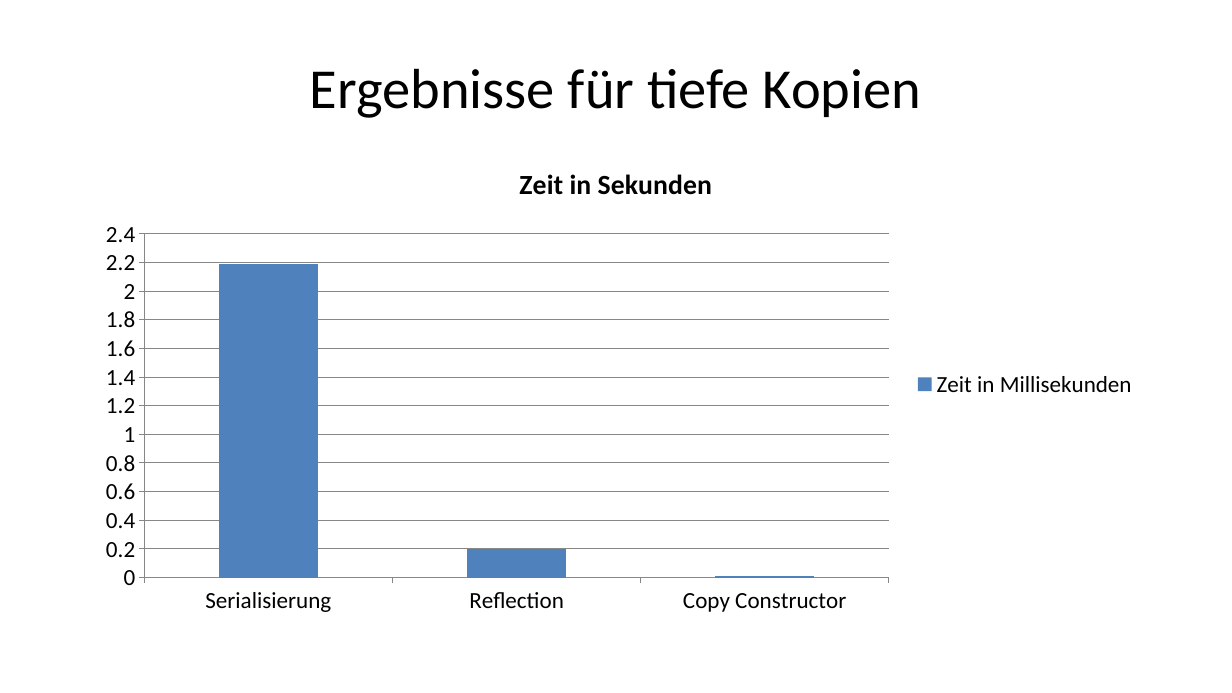
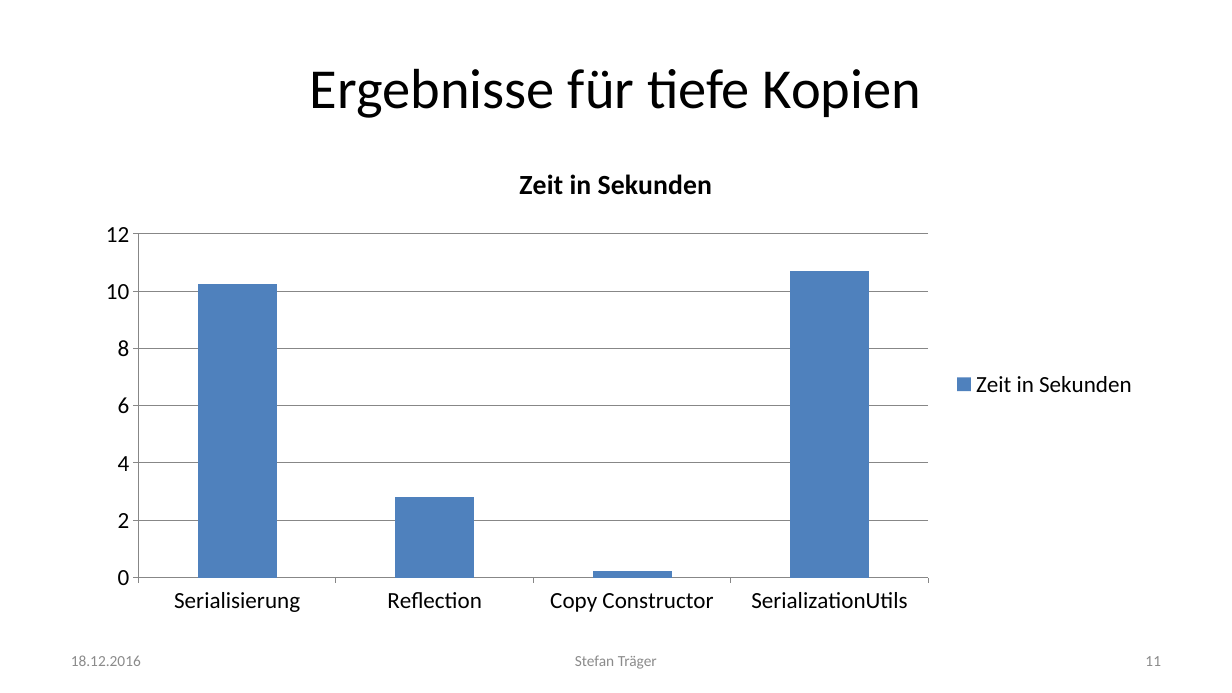
Before and after one commit to doubleSlashde/brownbagLunchCloneObjectsInJava, a slide deck: slide 11 of Klonen von Objekten in Java.pptx (slide 10 before the commit). Drawn at 1232x693 pixels with LibreOffice and Linux fonts; fonts in the diff are those of the drawing. Boxes give left, top, right and bottom in pixels: in the first picture for what was removed or moved away, otherwise in the second. Text is boxed around its words. In the diff, an @@ line names an element or a change of style, - is before the commit and + after.

```diff
--- a/Klonen von Objekten in Java.pptx
+++ b/Klonen von Objekten in Java.pptx
@@ column chart at box(85, 144, 1148, 624) @@
-categories: Serialisierung, Reflection, Copy Constructor
+categories: Serialisierung, Reflection, Copy Constructor, SerializationUtils
-Zeit in Millisekunden: 2.19, 0.2, 0.01
+Zeit in Sekunden: 10.2, 2.8, 0.2, 10.7
@@ category axis changed @@
@@ value axis changed @@
@@ text added at box(71, 655, 141, 666), 12 pt, text #8C8C8C @@
+18.12.2016
@@ text added at box(575, 655, 657, 669), 12 pt, text #8C8C8C @@
+Stefan Träger
@@ page number added at box(1145, 656, 1161, 666), 12 pt, text #8C8C8C @@
+11
```
Also in this commit, not shown: 7 other slides changed, 3 slides added, 1 slide removed, 2 other files.
